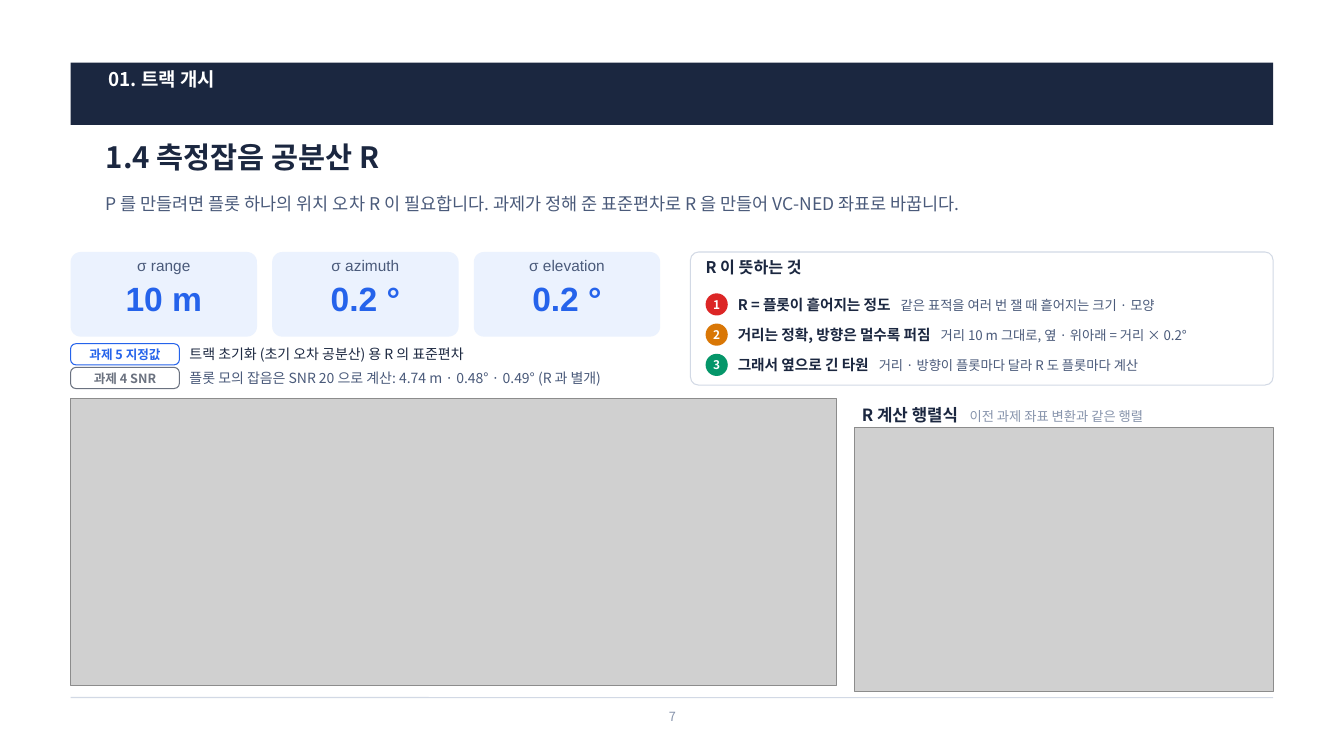
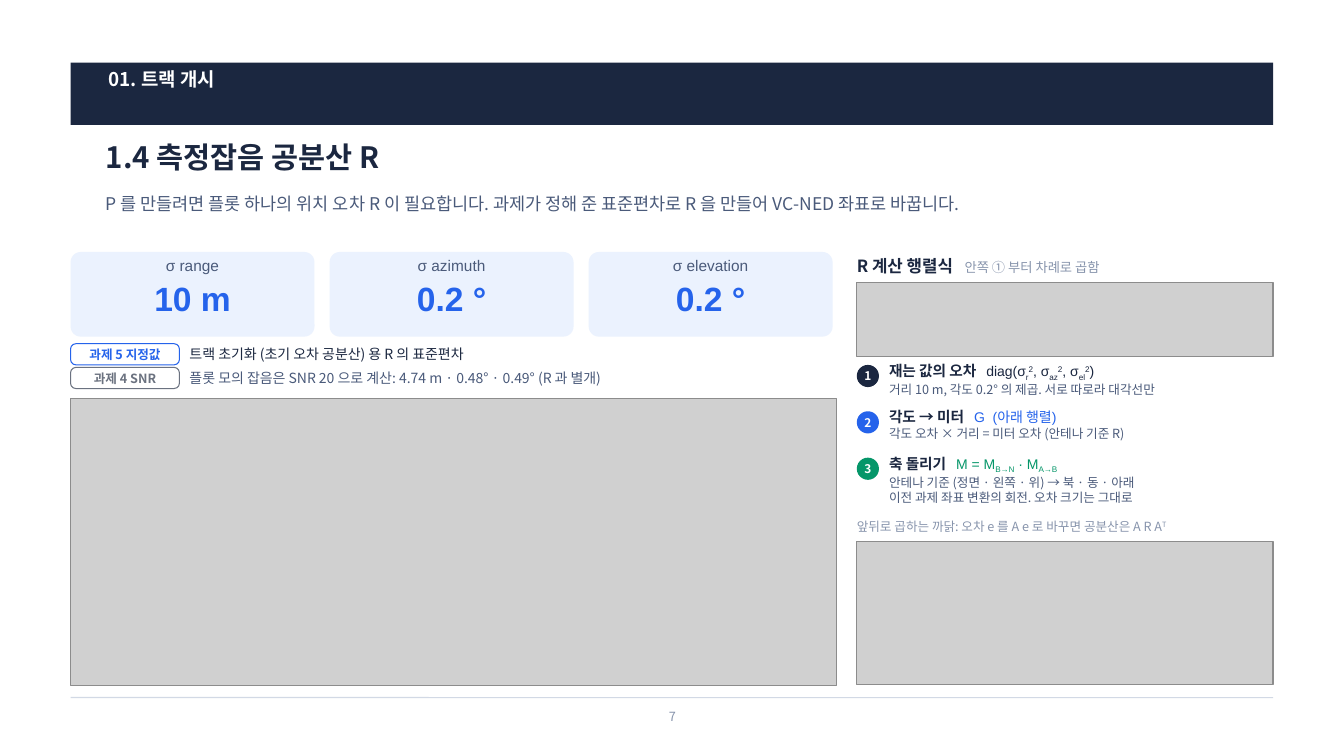
Before and after one commit to harley-hwan/radar-sw-study, a slide deck: slide 7 of Claude outputs/Chapter5_TrackInitMgmt.pptx. Drawn at 1344x756 pixels with LibreOffice and Linux fonts; fonts in the diff are those of the drawing; grey boxes stand for pictures. Boxes give left, top, right and bottom in pixels: in the first picture for what was removed or moved away, otherwise in the second. Text is boxed around its words. In the diff, an @@ line names an element or a change of style, - is before the commit and + after.

```diff
--- a/Claude outputs/Chapter5_TrackInitMgmt.pptx
+++ b/Claude outputs/Chapter5_TrackInitMgmt.pptx
@@ text "σ range": place and size @@
-text "σ range" at [137,262,190,274]
+text "σ range" at [166,262,219,274]
@@ rounded rectangle: place and size @@
-rounded rectangle at [71,252,257,337]
+rounded rectangle at [71,252,315,337]
@@ text "σ azimuth": place and size @@
-text "σ azimuth" at [331,260,399,271]
+text "σ azimuth" at [418,260,485,271]
@@ rounded rectangle: place and size @@
-rounded rectangle at [272,252,459,337]
+rounded rectangle at [330,252,574,337]
@@ text "σ elevation": place and size @@
-text "σ elevation" at [529,260,605,271]
+text "σ elevation" at [673,260,749,271]
@@ rounded rectangle: place and size @@
-rounded rectangle at [474,252,660,337]
+rounded rectangle at [589,252,833,337]
@@ rounded rectangle removed at [691,252,1273,385] @@
@@ text at [857,258,1099,274]: text changed; size 11.5 to 9.5 pt; text colour #1B2740 to #8794AC; bold off @@
-R 이 뜻하는 것
+R 계산 행렬식 안쪽 ① 부터 차례로 곱함
@@ text "R 계산 행렬식 안쪽 ① ..." at [857,258,1099,274]: vertical alignment top to middle @@
@@ text "10 m": place and size @@
-text "10 m" at [126,287,202,312]
+text "10 m" at [154,287,231,312]
@@ text "0.2 °": place and size @@
-text "0.2 °" at [331,287,378,312]
+text "0.2 °" at [417,287,464,312]
@@ text "0.2 °": place and size @@
-text "0.2 °" at [532,287,579,312]
+text "0.2 °" at [676,287,723,312]
@@ text removed at [738,297,1154,312] @@
-R = 플롯이 흩어지는 정도 같은 표적을 여러 번 잴 때 흩어지는 크기 · 모양
@@ picture added at [857,282,1273,357] @@
@@ text removed at [738,327,1187,343] @@
-거리는 정확, 방향은 멀수록 퍼짐 거리 10 m 그대로, 옆 · 위아래 = 거리 × 0.2°
@@ text removed at [738,357,1138,372] @@
-그래서 옆으로 긴 타원 거리 · 방향이 플롯마다 달라 R 도 플롯마다 계산
@@ ellipse "1": place and size @@
-ellipse "1" at [706,293,728,316]
+ellipse "1" at [857,365,879,387]
@@ ellipse "1" at [857,365,879,387]: fill #DC2626 to #1B2740 @@
@@ text added at [889,363,1154,396], 9 pt, text #1B2740 @@
+재는 값의 오차 diag(σr2, σaz2, σel2)
+거리 10 m, 각도 0.2° 의 제곱. 서로 따로라 대각선만
@@ ellipse "2": place and size @@
-ellipse "2" at [706,324,728,346]
+ellipse "2" at [857,411,879,434]
@@ ellipse "2" at [857,411,879,434]: fill #D97706 to #2563EB @@
@@ text added at [889,409,1124,441], 9 pt, text #4A5A7A @@
+각도 → 미터 G (아래 행렬)
+각도 오차 × 거리 = 미터 오차 (안테나 기준 R)
@@ ellipse "3": place and size @@
-ellipse "3" at [706,354,728,376]
+ellipse "3" at [857,458,879,480]
@@ text added at [889,456,1134,503], 9 pt, text #4A5A7A @@
+축 돌리기 M = MB→N · MA→B
+안테나 기준 (정면 · 왼쪽 · 위) → 북 · 동 · 아래
+이전 과제 좌표 변환의 회전. 오차 크기는 그대로
@@ text at [857,520,1152,532]: text changed; size 9.5 to 9 pt @@
-R 계산 행렬식 이전 과제 좌표 변환과 같은 행렬
+앞뒤로 곱하는 까닭: 오차 e 를 A e 로 바꾸면 공분산은 A R AT
@@ text "앞뒤로 곱하는 까닭: 오차 e ..." at [857,520,1152,532]: vertical alignment middle to top @@
@@ picture: place and size @@
-picture at [855,427,1273,692]
+picture at [857,541,1273,685]
```
Also in this commit, not shown: 10 other files.
